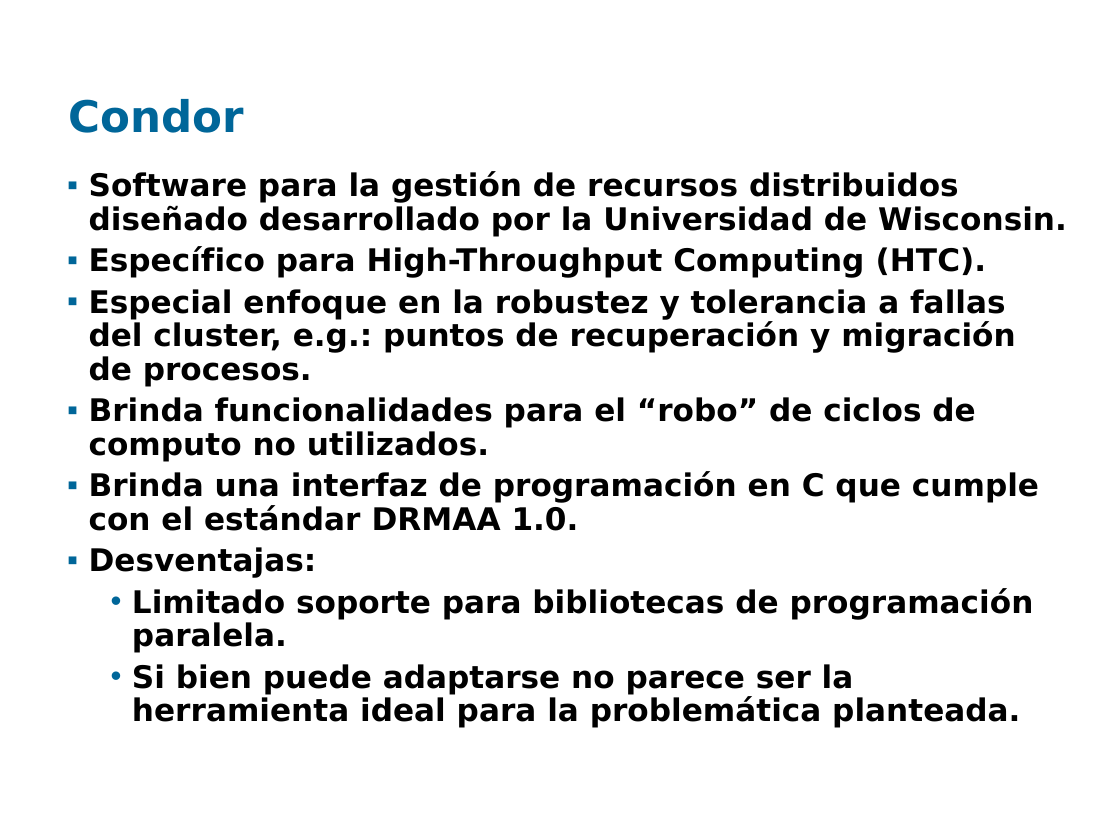
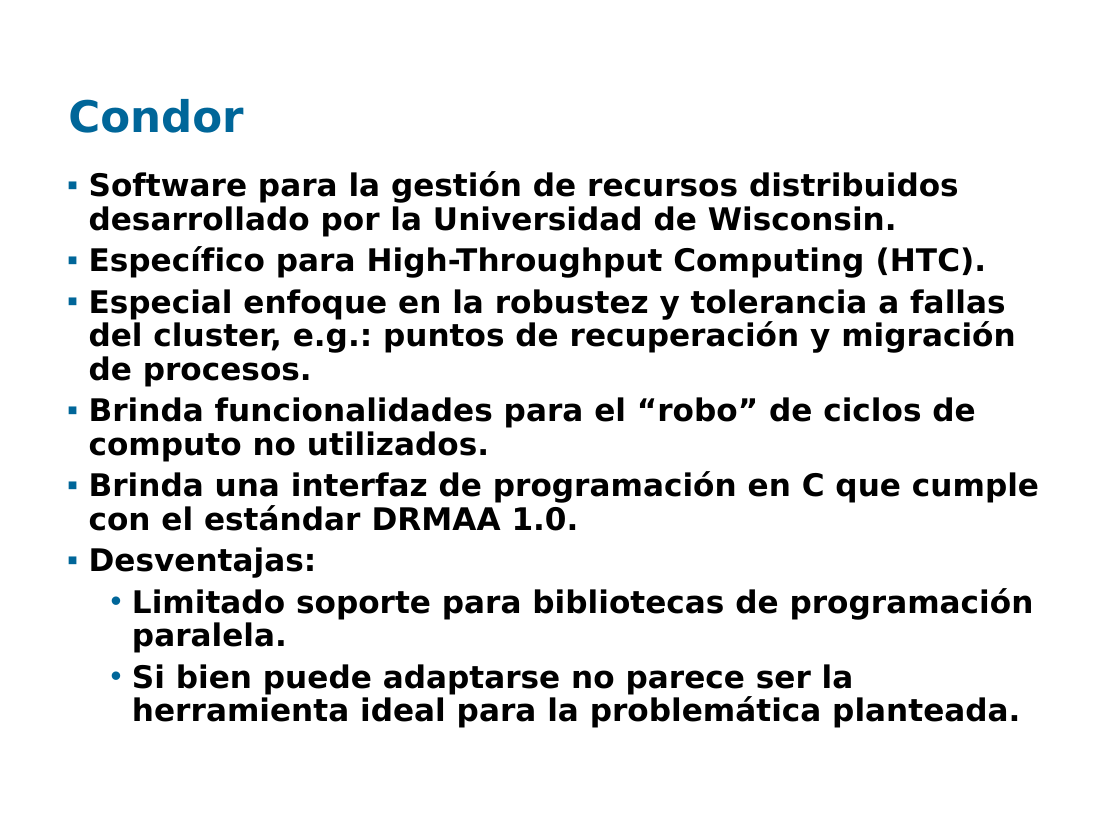
Before and after one commit to santiago-iturriaga/pgruso2007, a slide deck: slide 4 of Documentacion/Presentación Fenton - Santiago.ppt. Drawn at 1120x840 pixels with LibreOffice and Linux fonts; fonts in the diff are those of the drawing; background and template pictures are left out. Boxes give left, top, right and bottom in pixels: in the first picture for what was removed or moved away, otherwise in the second. Text is boxed around its words. In the diff, an @@ line names an element or a change of style, - is before the commit and + after.

```diff
--- a/Documentacion/Presentación Fenton - Santiago.ppt
+++ b/Documentacion/Presentación Fenton - Santiago.ppt
@@ text at (89,171,959,237): text changed @@
-▪ Software para la gestión de recursos distribuidos diseñado desarrollado por la Universidad de Wisconsin.
+▪ Software para la gestión de recursos distribuidos desarrollado por la Universidad de Wisconsin.
```
Also in this commit, not shown: 2 other slides changed, 3 other files.
